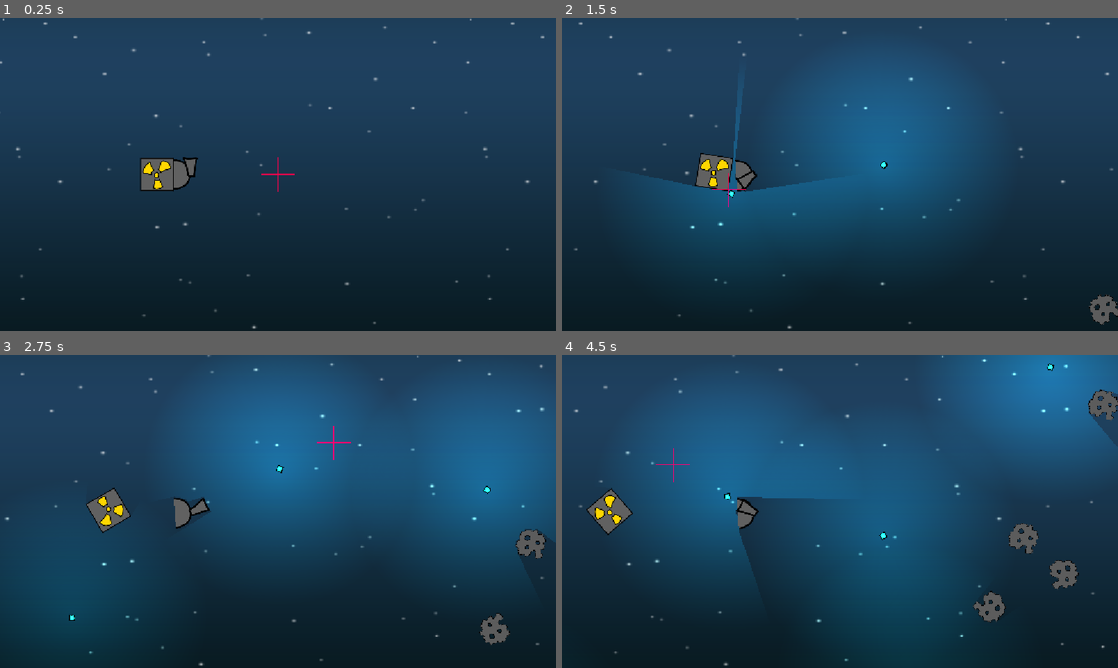
Above: before the commit, frames 1-4 (two rows, left to right).
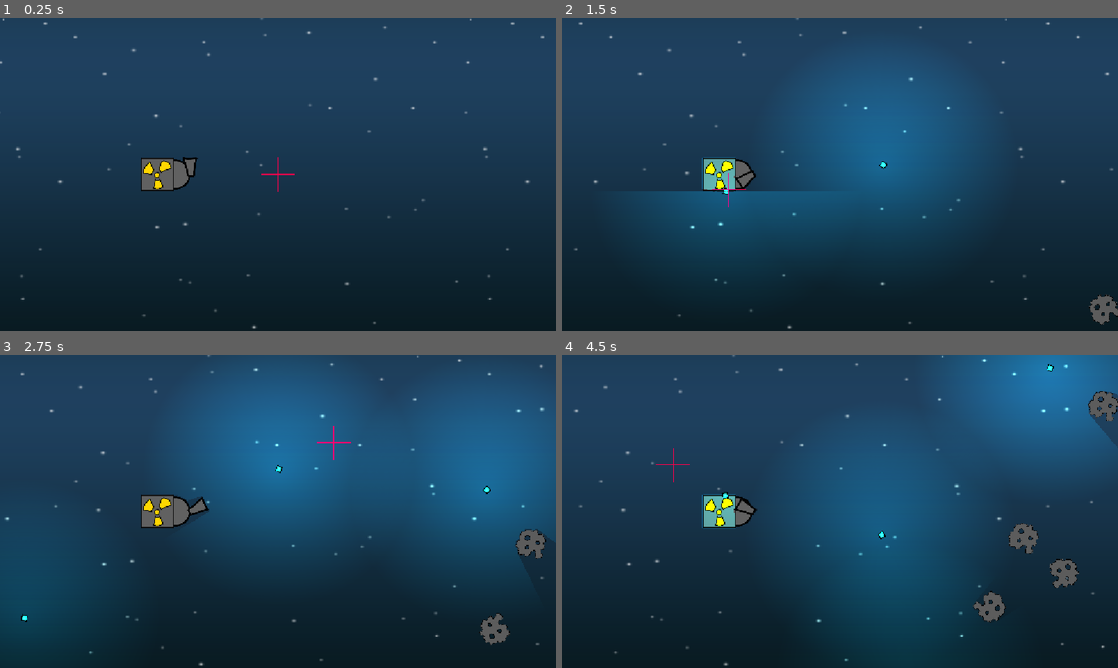
Above: after the commit, the same moments.

Repository: AndrewHay/meteor-strike
Game: Godot game, scene res://root.tscn
Two runs of this game, one before a commit and one after it. Both use one fixed random seed, a clock stepped at 60 frames per second and the inputs below.
Inputs (mouse positions are in pixels of both pictures, inside the frame that each line leads up to):
- Up to frame 1 (0.25 s): no input
- Up to frame 2 (1.5 s): move the mouse to (962, 158) at 0.52 s; click (962, 158) at 0.67 s; move the mouse to (728, 190) at 1.27 s; click (728, 190) at 1.42 s
- Up to frame 3 (2.75 s): move the mouse to (333, 442) at 2.02 s; click (333, 442) at 2.17 s
- Up to frame 4 (4.5 s): move the mouse to (812, 574) at 2.77 s; click (812, 574) at 2.92 s; move the mouse to (1006, 558) at 3.52 s; click (1006, 558) at 3.67 s; move the mouse to (673, 464) at 4.27 s; click (673, 464) at 4.42 s

The runs differ from the first frame. In frame 1, 0.1% of the frame differs, in the area x 25-36%, y 44-56%; in frame 2, 1.5%; in frame 3, 1.5%; in frame 4, 13%, in the area x 4-100%, y 2-85%.

Commit message:
Fix reactor

Diff:
--- a/reactor/reactor.gd
+++ b/reactor/reactor.gd
@@ -1,4 +1,4 @@
-extends RigidBody2D
+extends Area2D
 
 const EXPLOSION = preload("res://explosion/explosion.tscn")
 
--- a/reactor/reactor.tscn
+++ b/reactor/reactor.tscn
@@ -6,9 +6,7 @@
 [sub_resource type="OccluderPolygon2D" id="OccluderPolygon2D_6e2y7"]
 polygon = PackedVector2Array(-64, -64, -64, 64, 64, 64, 64, -64)
 
-[node name="Reactor" type="RigidBody2D" unique_id=1853265617]
-contact_monitor = true
-max_contacts_reported = 1
+[node name="Reactor" type="Area2D" unique_id=2141199515]
 script = ExtResource("1_6e2y7")
 
 [node name="Sprite2D" type="Sprite2D" parent="." unique_id=807814666]
